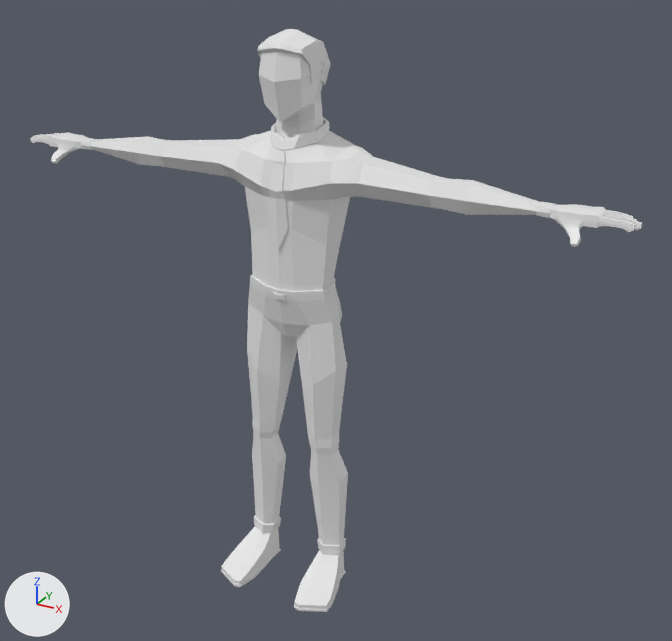
The glTF model Nick.glb, before and after one commit.
One viewpoint serves both versions: a 50 mm lens placed at (1.396, -2.288, 0.829), pointed at (0.118, 0.036, -0.333). Arrows for +X, +Y and +Z are at lower left; the lights stay in place. The first picture is the older version. Vertices at exactly the same position are counted once.

Before the edit, the objects in view are built like this:
```python
mat_material = principled_material('Material')
mat_material.base_color = (0.8, 0.8, 0.8)  # white #e7e7e7
me_cube = bpy.data.meshes.new('Cube')
me_cube.from_pydata(...)  # 1239 vertices, 2474 faces; spans x -1.0..1.0, y -0.23..0.14, z -1.26..0.53
# faces by material slot: [1482, 992]
me_cube.materials.append(mat_material)  # white #e7e7e7
me_cube.materials.append(None)
ob_nicolas = bpy.data.objects.new('Nicolas', me_cube)
ob_nicolas.location = (0.0, 0.0, 0.0)
```
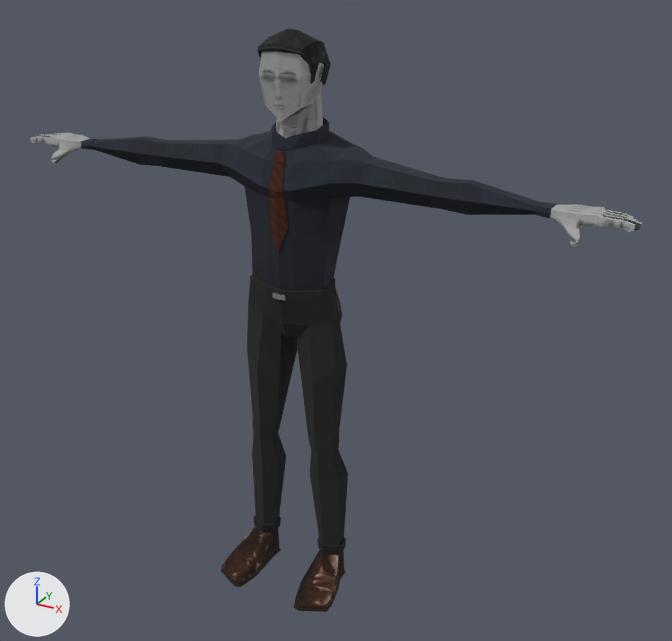
Where the change shows, as pixel boxes [x1, y1, x2, y2] in the pictures (672 x 641 px; the box of a moved part takes in the faces that stretch with it):
'Nicolas', surface changed, reshaped (white to black): [31, 29, 642, 612] in both
part 1 of me_cube, moved or reshaped: [259, 52, 302, 122] in both
part 2 of me_cube, surface changed (white to black): [31, 29, 642, 612] in both
part 3 of me_cube, recoloured: [272, 293, 286, 301] in both
part 4 of me_cube, recoloured: [221, 549, 345, 612] in both
part 5 of me_cube, recoloured: [31, 132, 642, 247] in both

The change, as a diff of the scene's bpy script:
```diff
--- a/Nick.glb.py
+++ b/Nick.glb.py
@@ img_nicolastexture @@
+img_nicolastexture = load_image('NicolasTexture', '_unpacked/NicolasTexture', 1024, 1024, 'sRGB')
@@ mat_material @@
 mat_material = principled_material('Material')
-mat_material.base_color = (0.8, 0.8, 0.8)  # white #e7e7e7
+mat_material.texture = img_nicolastexture
+mat_material.roughness = 1.0
@@ mat_material_001 @@
+mat_material_001 = principled_material('Material.001')
+mat_material_001.base_color = (0.537, 0.537, 0.537)  # light grey #c2c2c2
+mat_material_001.metallic = 0.808
+mat_material_001.roughness = 0.172
@@ mat_material_002 @@
+mat_material_002 = principled_material('Material.002')
+mat_material_002.base_color = (0.0172, 0.0111, 0.00824)  # black #231b16
+mat_material_002.roughness = 0.772
@@ me_cube @@
 # used by ob_nicolas; location = (0.0, 0.0, 0.0)
-me_cube.from_pydata(...)  # 1239 vertices, 2474 faces; spans x -1.0..1.0, y -0.23..0.14, z -1.26..0.53
+me_cube.from_pydata(...)  # 1240 vertices, 2476 faces; spans x -1.0..1.0, y -0.23..0.14, z -1.26..0.53
+# me_cube part 1
+# 4 vertices are removed from x -0.02..0.02, y -0.1..-0.08, z 0.29..0.41
+# 16 faces are deleted
+# 5 vertices are added at (0.0, -0.07, 0.29), (0.0, -0.09, 0.4), (0.02, -0.08, 0.41), (-0.02, -0.08, 0.41), (0.0, -0.08, 0.35)
+# 18 new faces join them, mat_material (picture img_nicolastexture)
+# me_cube part 2: 2336 kept faces spanning x -1.0..1.0, y -0.23..0.14, z -1.26..0.53 get new texture (UV) coordinates
+# me_cube part 3: 16 faces spanning x -0.02..0.02, y -0.11..-0.1, z -0.24..-0.22 switch from mat_material (white #e7e7e7) to mat_material_001 (light grey #c2c2c2)
+# me_cube part 4: 94 faces spanning x -0.21..0.21, y -0.23..0.03, z -1.26..-1.25 switch from mat_material (white #e7e7e7) to mat_material_002 (black #231b16)
+# me_cube part 5: 992 faces spanning x -1.0..1.0, y -0.11..0.02, z 0.07..0.15 switch from no material to mat_material (picture img_nicolastexture)
+# other edits to the shape of me_cube do not show in these pictures
```
